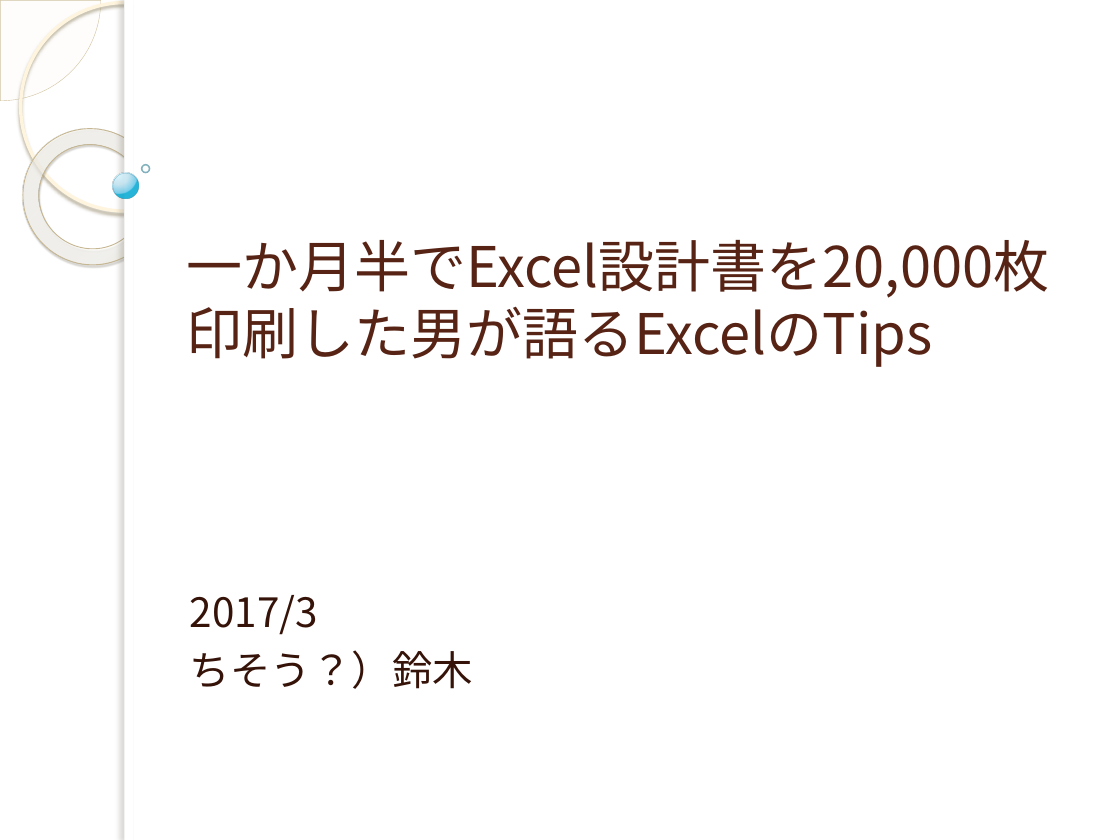
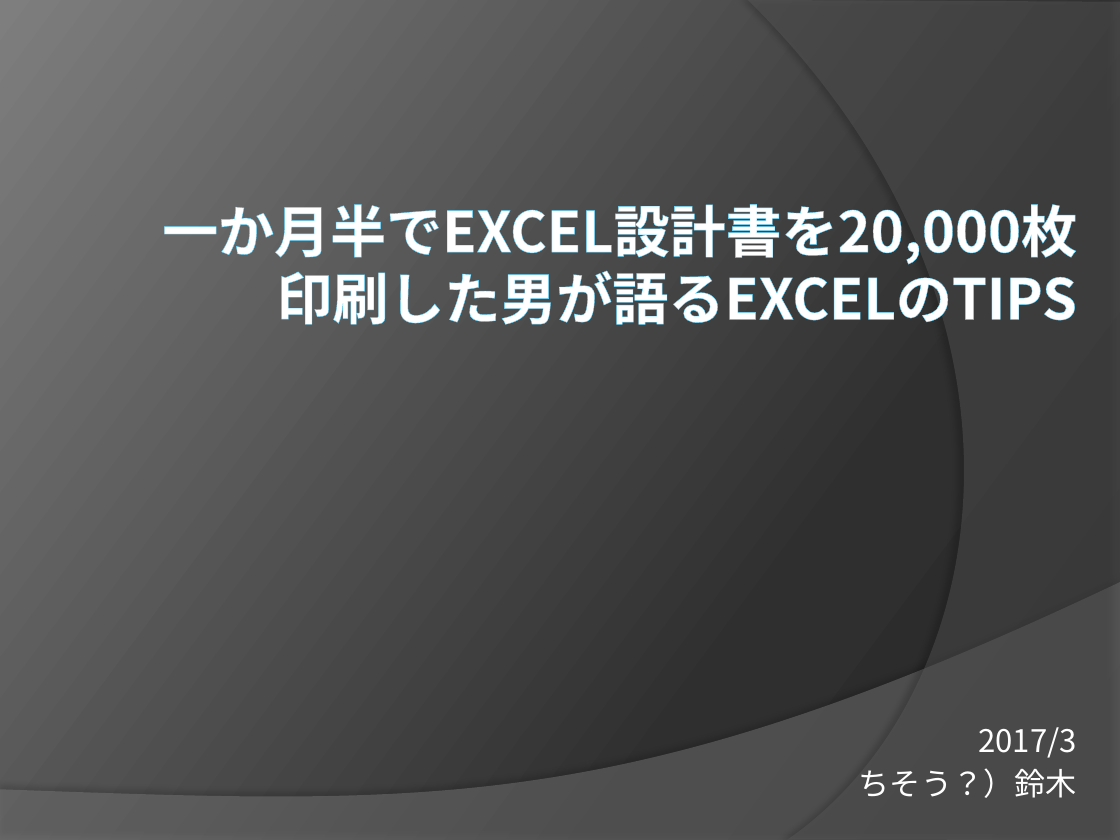
Before and after one commit to yuridonus/FEstudy, a slide deck: slide 1 of hateful_excel.pptx. Drawn at 1120x840 pixels with LibreOffice and Linux fonts; fonts in the diff are those of the drawing; background and template pictures are left out. Boxes give left, top, right and bottom in pixels: in the first picture for what was removed or moved away, otherwise in the second. Text is boxed around its words. In the diff, an @@ line names an element or a change of style, - is before the commit and + after.

```diff
--- a/hateful_excel.pptx
+++ b/hateful_excel.pptx
@@ background picture (left out) to gradient #282828 to #2F2F2F to #7E7E7E @@
@@ pie slice (boxed as its full ellipse) removed at [0, 0, 101, 101] @@
@@ ellipse removed at [20, 2, 228, 211] @@
@@ rectangle removed at [124, 0, 1120, 840] @@
@@ rectangle removed at [124, 0, 133, 840] @@
@@ freeform shape added at [748, 0, 1120, 840], fill #5E5E5E at 40% opacity @@
@@ donut removed at [0, 101, 187, 292] @@
@@ ellipse removed at [113, 174, 139, 199] @@
@@ ellipse removed at [142, 165, 150, 172] @@
@@ title "一か月半でEXCEL設計書を20,000枚印刷した男が語るEXCELのTIPS" at [162, 195, 1077, 266]: vertical alignment bottom to top @@
@@ title at [162, 195, 1077, 266]: text changed; text colour #572314 to #FFFFFF; bold on @@
-一か月半でExcel設計書を20,000枚印刷した男が語るExcelのTips
+一か月半でEXCEL設計書を20,000枚印刷した男が語るEXCELのTIPS
@@ freeform shape added at [0, 582, 1120, 840], fill #7F7F7F at 45% opacity @@
@@ subtitle "2017/3" at [859, 727, 1077, 798]: size 26 to 20 pt, text colour #361309 to #FFFFFF; alignment left to right; indent changed; less space between paragraphs; vertical alignment top to bottom @@
```
Also in this commit, not shown: 7 other slides changed, 24 slides added, 26 slides removed.
